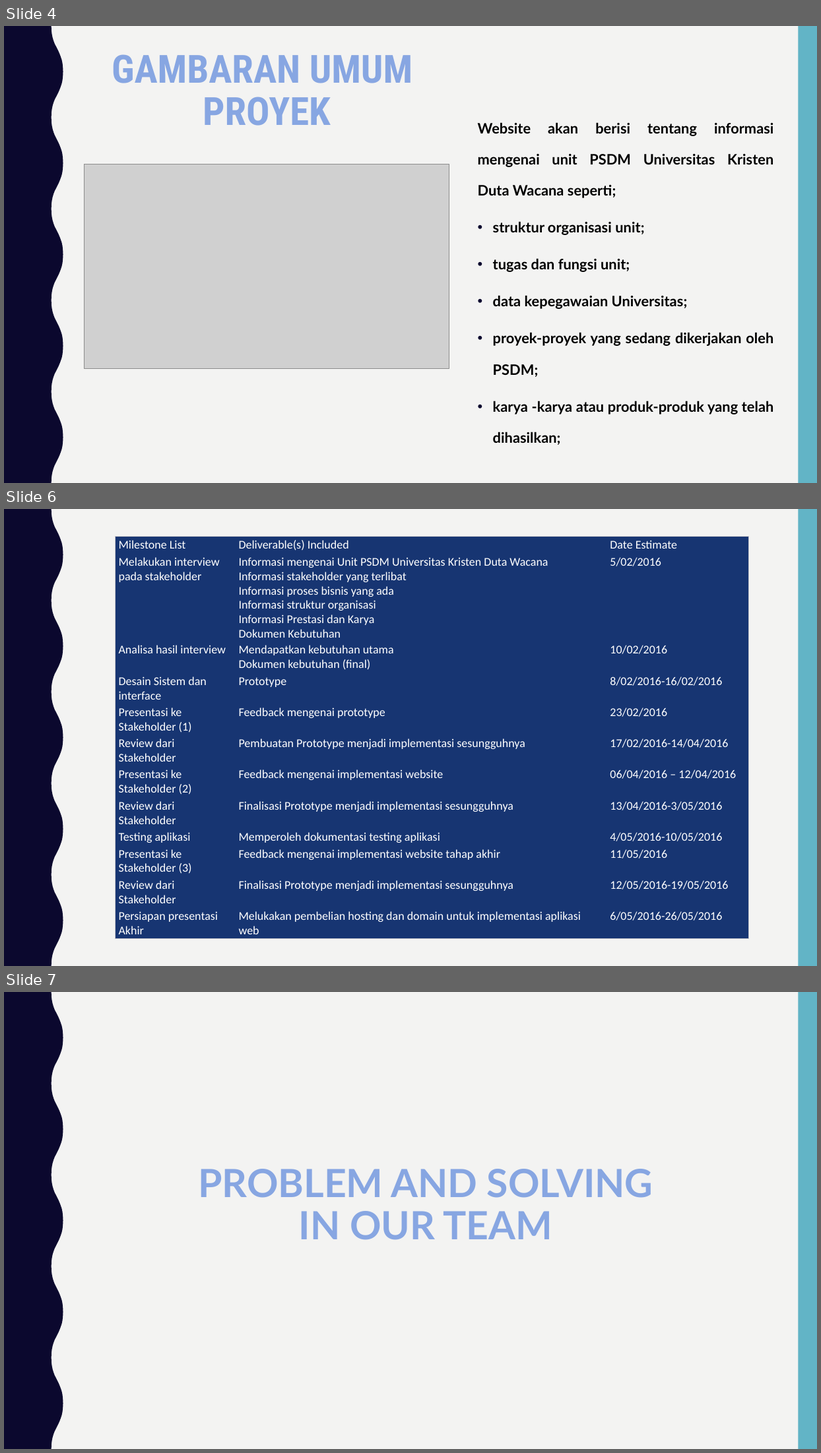
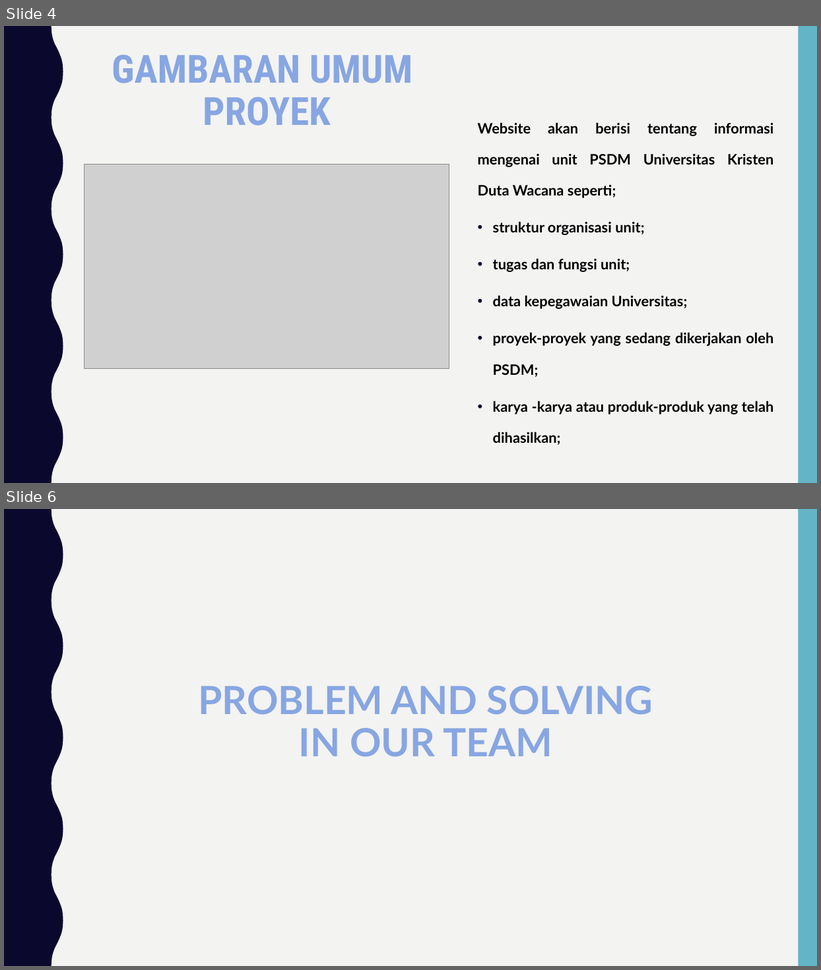
Before and after one commit to Manpro9/9Pro, a slide deck: Folder Non Coding/Slide Presentasi Final.pptx. Shown one above the other, each under a label of ours: slides 4, 6 and 7 before the commit, slides 4 and 6 after it; the slides between them are not shown. The pictures are 821x1453 and 821x970 pixels, drawn with LibreOffice and Linux fonts; fonts in the diff are those of the drawing; grey boxes stand for pictures. Boxes give left, top, right and bottom in pixels: in the first picture for what was removed or moved away, otherwise in the second. Text is boxed around its words. In the diff, an @@ line names an element or a change of style, - is before the commit and + after.

Commit message:
update presentasi

```diff
--- a/Folder Non Coding/Slide Presentasi Final.pptx
+++ b/Folder Non Coding/Slide Presentasi Final.pptx
@@ slide 6 removed at [4, 509, 817, 966], background #F3F3F2; not listed: 2 template elements that a slide beside it also shows @@
@@ table removed at [115, 537, 748, 939], 12 rows, 3 columns @@
-Milestone List | Deliverable(s) Included | Date Estimate
-Melakukan interview pada stakeholder | Informasi mengenai Unit PSDM Universitas Kristen Duta Wacana / Informasi stakeholder yang terlibat / Informasi proses bisnis yang ada / Informasi struktur organisasi / Informasi Prestasi dan Karya / Dokumen Kebutuhan | 5/02/2016
-Analisa hasil interview | Mendapatkan kebutuhan utama / Dokumen kebutuhan (final) | 10/02/2016
-Desain Sistem dan interface | Prototype | 8/02/2016-16/02/2016
-Presentasi ke Stakeholder (1) | Feedback mengenai prototype | 23/02/2016
-Review dari Stakeholder | Pembuatan Prototype menjadi implementasi sesungguhnya | 17/02/2016-14/04/2016
-Presentasi ke Stakeholder (2) | Feedback mengenai implementasi website | 06/04/2016 – 12/04/2016
-Review dari Stakeholder | Finalisasi Prototype menjadi implementasi sesungguhnya | 13/04/2016-3/05/2016
-Testing aplikasi | Memperoleh dokumentasi testing aplikasi | 4/05/2016-10/05/2016
-Presentasi ke Stakeholder (3) | Feedback mengenai implementasi website tahap akhir | 11/05/2016
-Review dari Stakeholder | Finalisasi Prototype menjadi implementasi sesungguhnya | 12/05/2016-19/05/2016
-Persiapan presentasi Akhir | Melukakan pembelian hosting dan domain untuk implementasi aplikasi web | 6/05/2016-26/05/2016
@@ what was slide 7 is now slide 6 @@
```
Also in this commit, not shown: 5 slides changed, 1 slide added, 1 other slide removed.
